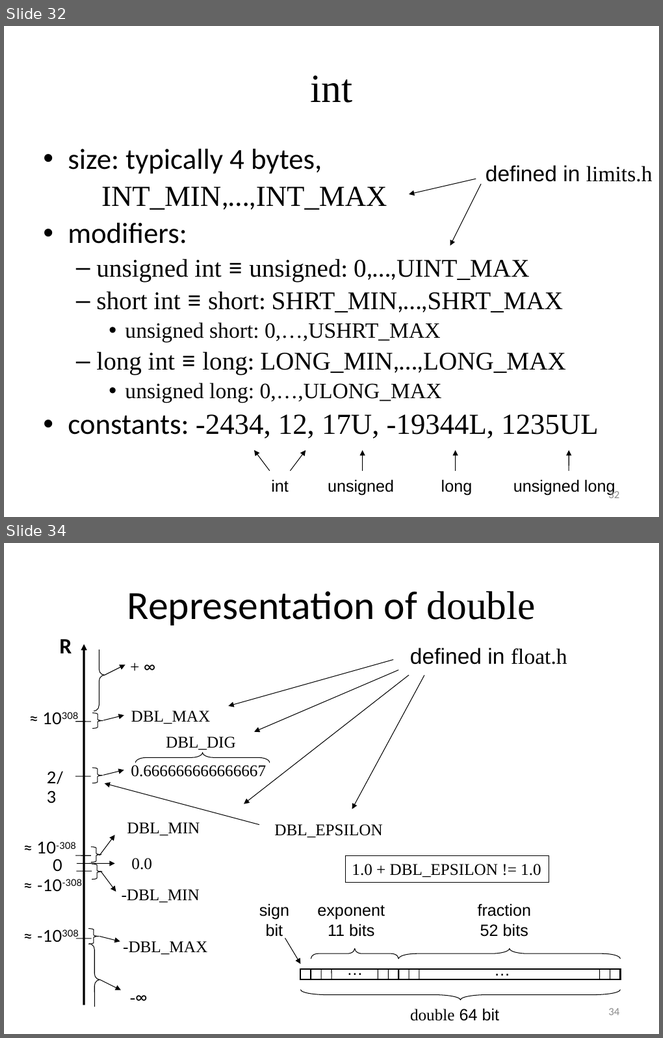
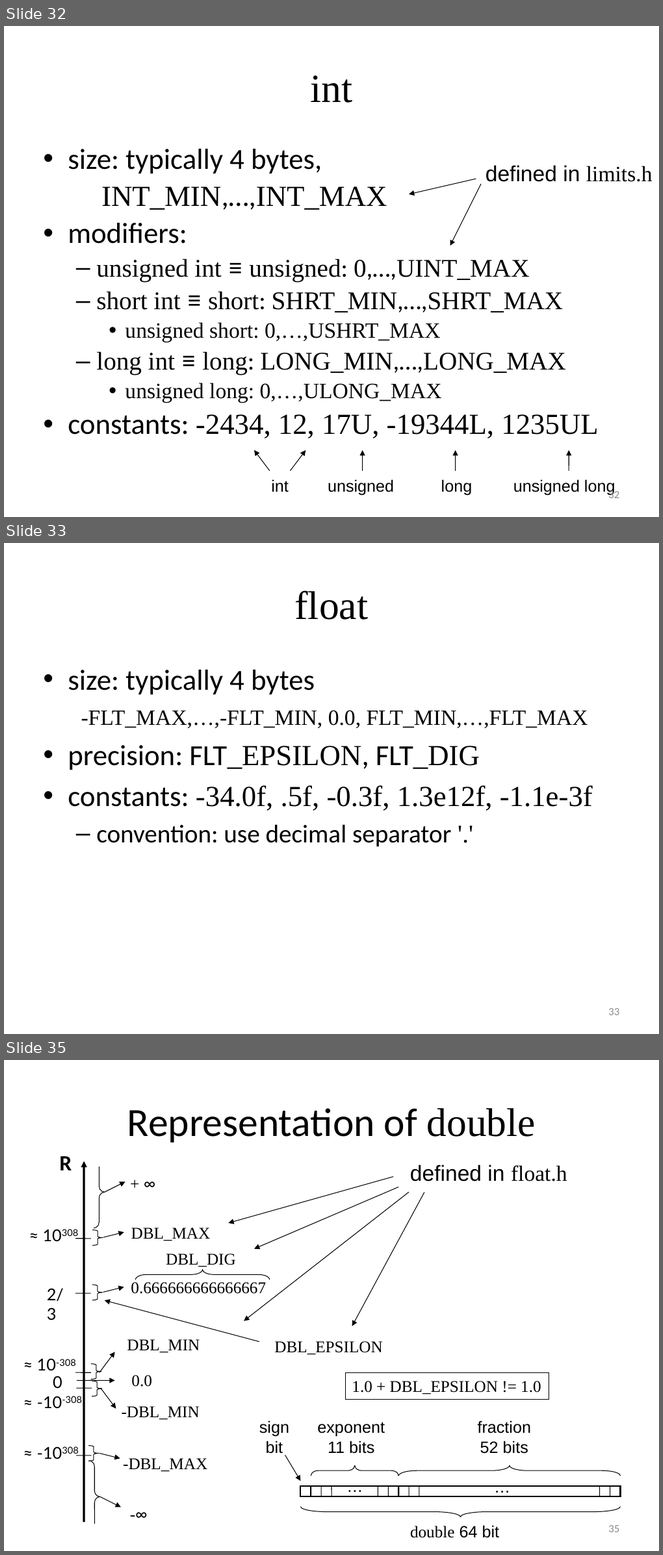
Before and after one commit to gjbex/Scientific-C, a slide deck: scientific_c.pptx. Shown one above the other, each under a label of ours: slides 32 and 34 before the commit, slides 32, 33 and 35 after it; the slides between them are not shown. The pictures are 663x1038 and 663x1555 pixels, drawn with LibreOffice and Linux fonts; fonts in the diff are those of the drawing. Boxes give left, top, right and bottom in pixels: in the first picture for what was removed or moved away, otherwise in the second. Text is boxed around its words. In the diff, an @@ line names an element or a change of style, - is before the commit and + after.

```diff
--- a/scientific_c.pptx
+++ b/scientific_c.pptx
@@ slide 33 added at [4,543,659,1034], background #FFFFFF @@
@@ title added at [295,590,368,620], 44 pt, text #000000 @@
+float
@@ text added at [68,670,593,847], 32 pt, text #000000 @@
+• size: typically 4 bytes
+  -FLT_MAX,…,-FLT_MIN, 0.0, FLT_MIN,…,FLT_MAX
+• precision: FLT_EPSILON, FLT_DIG
+• constants: -34.0f, .5f, -0.3f, 1.3e12f, -1.1e-3f
+  – convention: use decimal separator '.'
@@ page number added at [608,1008,620,1016], 12 pt, text #8C8C8C @@
+33
@@ what was slide 34 is now slide 35 @@
@@ page number at [608,1525,620,1533]: text changed @@
-34
+35
```
Also in this commit, not shown: 8 slides changed, 2 other slides added.
